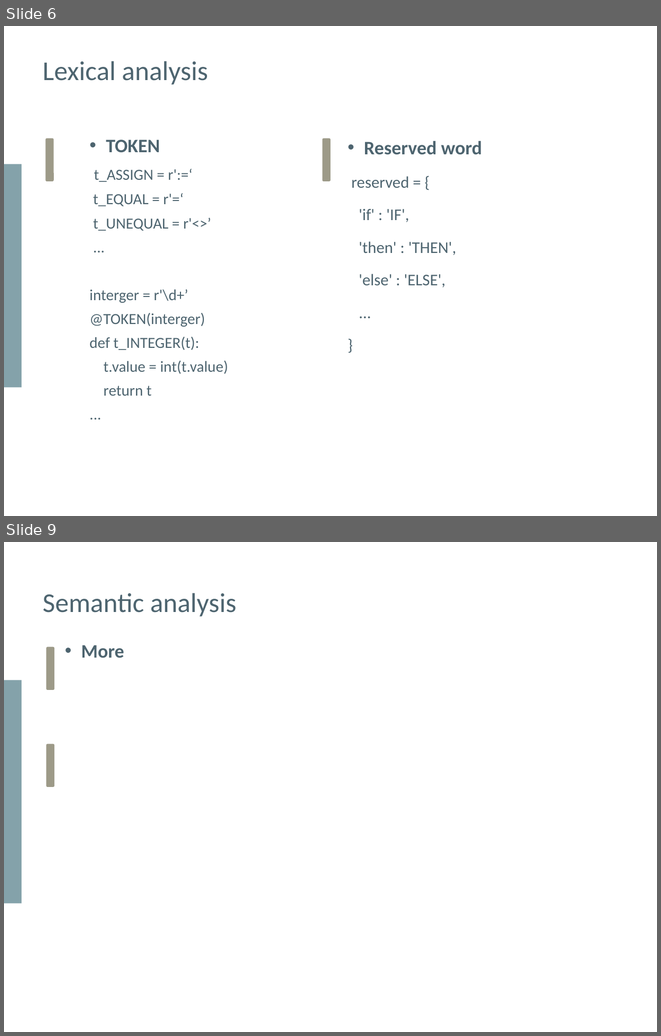
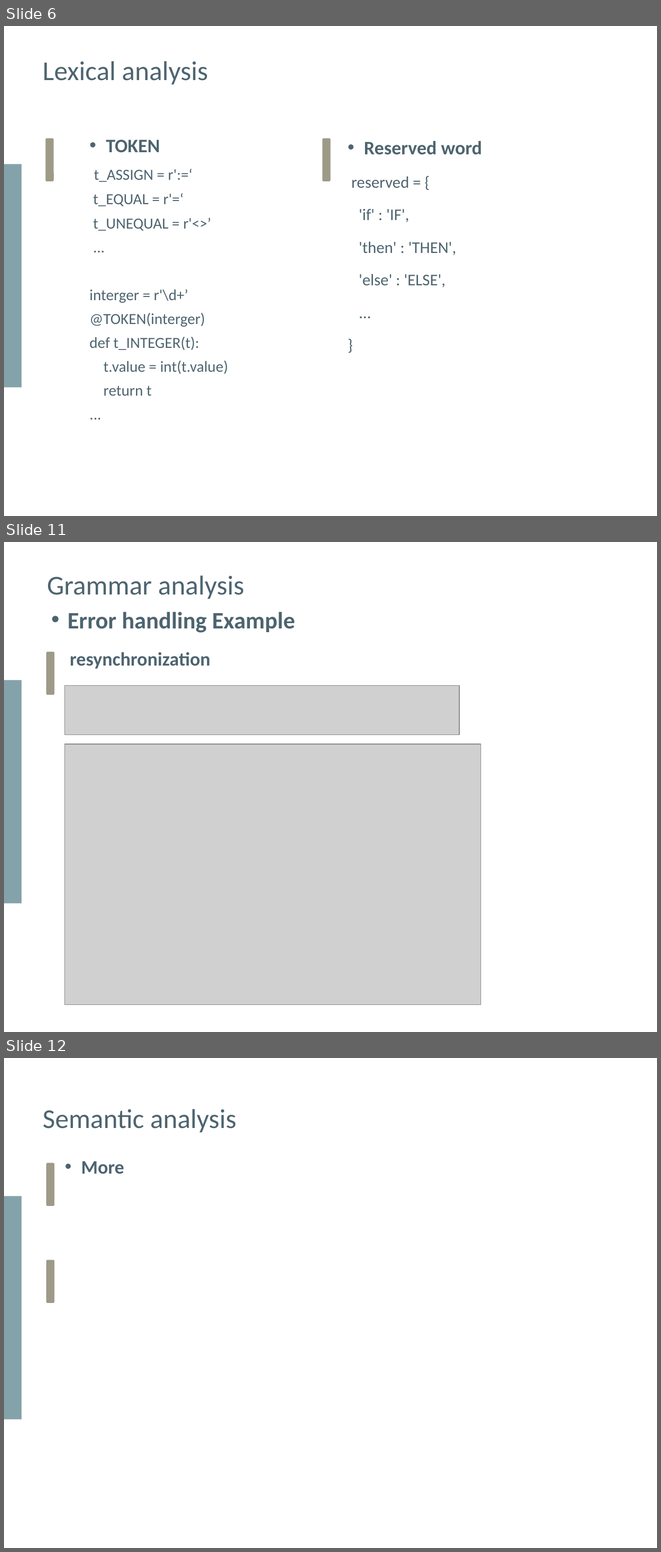
Before and after one commit to Yeeef/SOUP, a slide deck: report/Presentation.pptx. Shown one above the other, each under a label of ours: slides 6 and 9 before the commit, slides 6, 11 and 12 after it; the slides between them are not shown. The pictures are 661x1036 and 661x1552 pixels, drawn with LibreOffice and Linux fonts; fonts in the diff are those of the drawing; grey boxes stand for pictures. Boxes give left, top, right and bottom in pixels: in the first picture for what was removed or moved away, otherwise in the second. Text is boxed around its words. In the diff, an @@ line names an element or a change of style, - is before the commit and + after.

```diff
--- a/report/Presentation.pptx
+++ b/report/Presentation.pptx
@@ slide 11 added at (4,542,657,1032), background #FFFFFF @@
@@ text added at (47,575,244,599), 30 pt, text #4D646F @@
+Grammar analysis
@@ text added at (68,612,296,633), 26 pt, text #4D646F, bold @@
+• Error handling Example
@@ rounded rectangle added at (46,652,55,695), fill #9D9A88 @@
@@ text added at (70,652,210,669), 21 pt, text #4D646F, bold @@
+resynchronization
@@ rectangle added at (4,680,21,903), fill #84A2AA @@
@@ picture added at (65,686,459,734) @@
@@ picture added at (65,744,480,1004) @@
@@ what was slide 9 is now slide 12 @@
```
Also in this commit, not shown: 2 slides changed, 2 other slides added.
